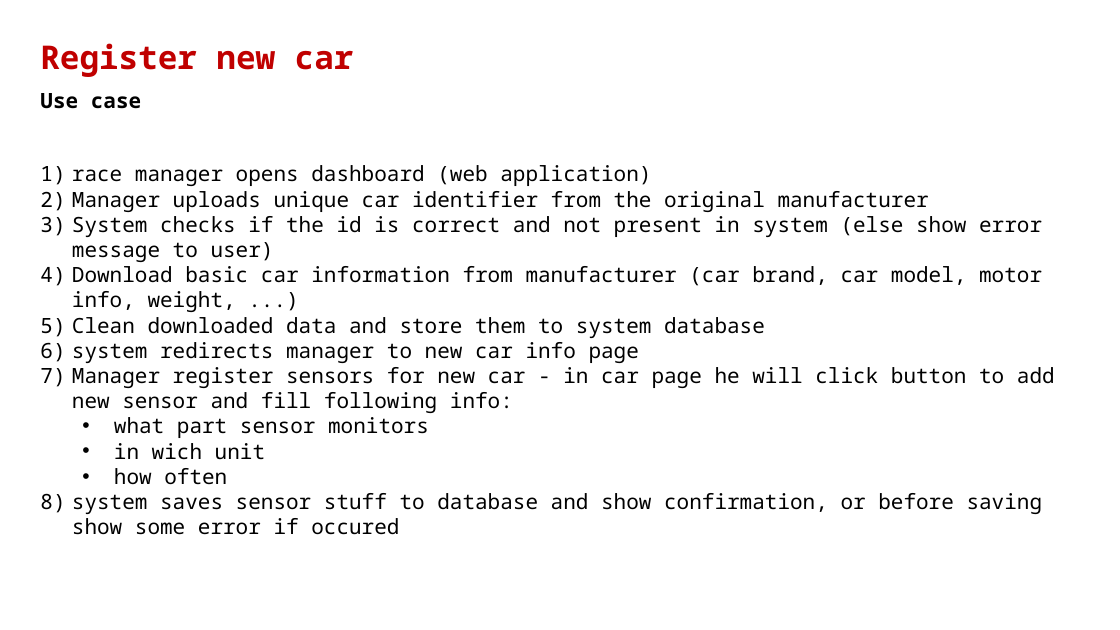
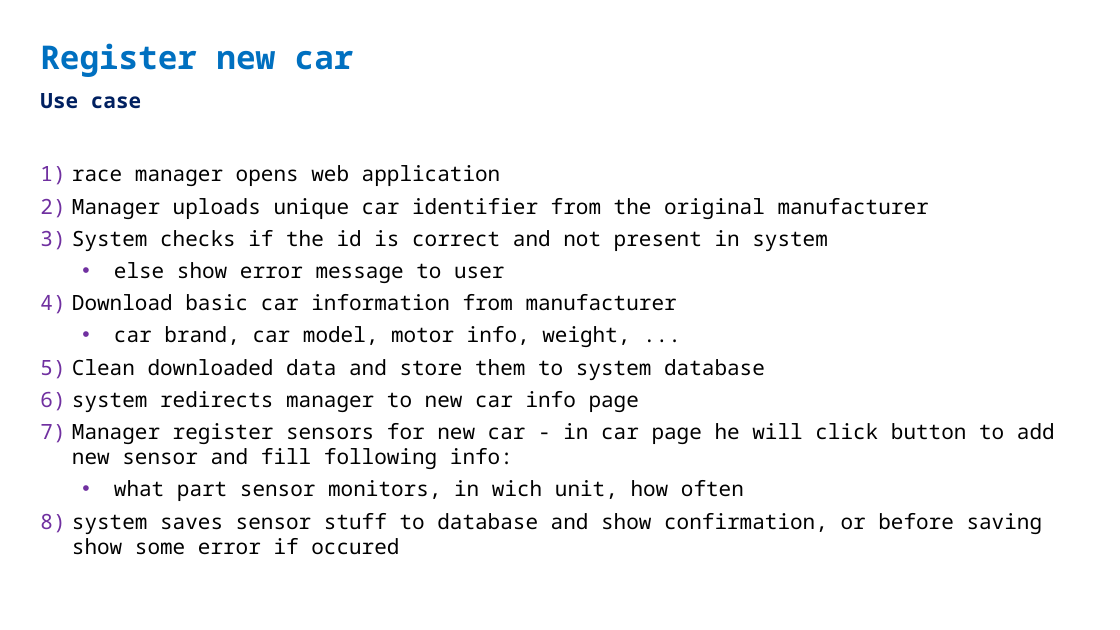
Before and after one commit to alexeykko/rct-project-nswi130, a slide deck: slide 3 of RacingCarTrackerPresentation.pptx. Drawn at 1120x630 pixels with LibreOffice and Linux fonts; fonts in the diff are those of the drawing. Boxes give left, top, right and bottom in pixels: in the first picture for what was removed or moved away, otherwise in the second. Text is boxed around its words. In the diff, an @@ line names an element or a change of style, - is before the commit and + after.

```diff
--- a/RacingCarTrackerPresentation.pptx
+++ b/RacingCarTrackerPresentation.pptx
@@ text "Register new car" at [40, 43, 354, 77]: text colour #C00000 to #0070C0 @@
@@ text "Use case" at [40, 93, 141, 109]: text colour #000000 to #002060 @@
@@ text at [72, 165, 501, 186]: text changed @@
-1) race manager opens dashboard (web application)
+1) race manager opens web application
@@ text at [72, 198, 1055, 555]: more space between paragraphs @@
@@ text at [72, 230, 828, 347]: text changed @@
-3) System checks if the id is correct and not present in system (else show error message to user)
-4) Download basic car information from manufacturer (car brand, car model, motor info, weight, ...)
+3) System checks if the id is correct and not present in system
+  • else show error message to user
+4) Download basic car information from manufacturer
+  • car brand, car model, motor info, weight, ...
@@ text at [114, 480, 744, 501]: text changed @@
-  • what part sensor monitors
-  • in wich unit
-  • how often
+  • what part sensor monitors, in wich unit, how often
```
Also in this commit, not shown: 22 other slides changed.
